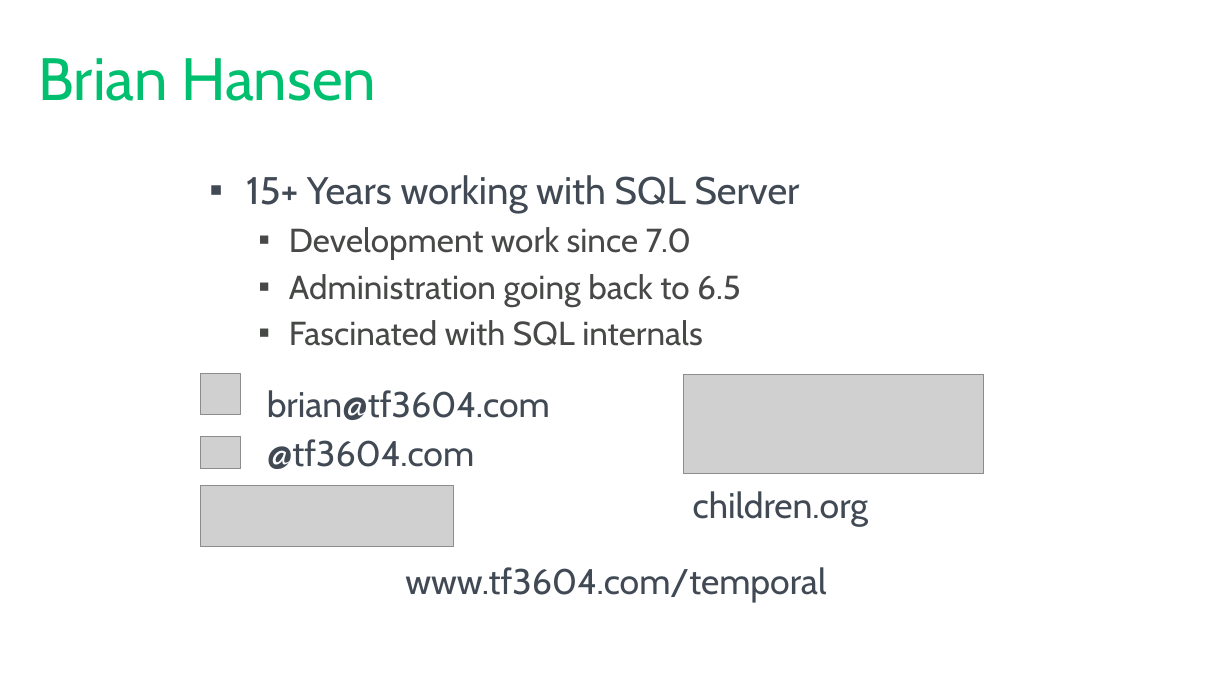
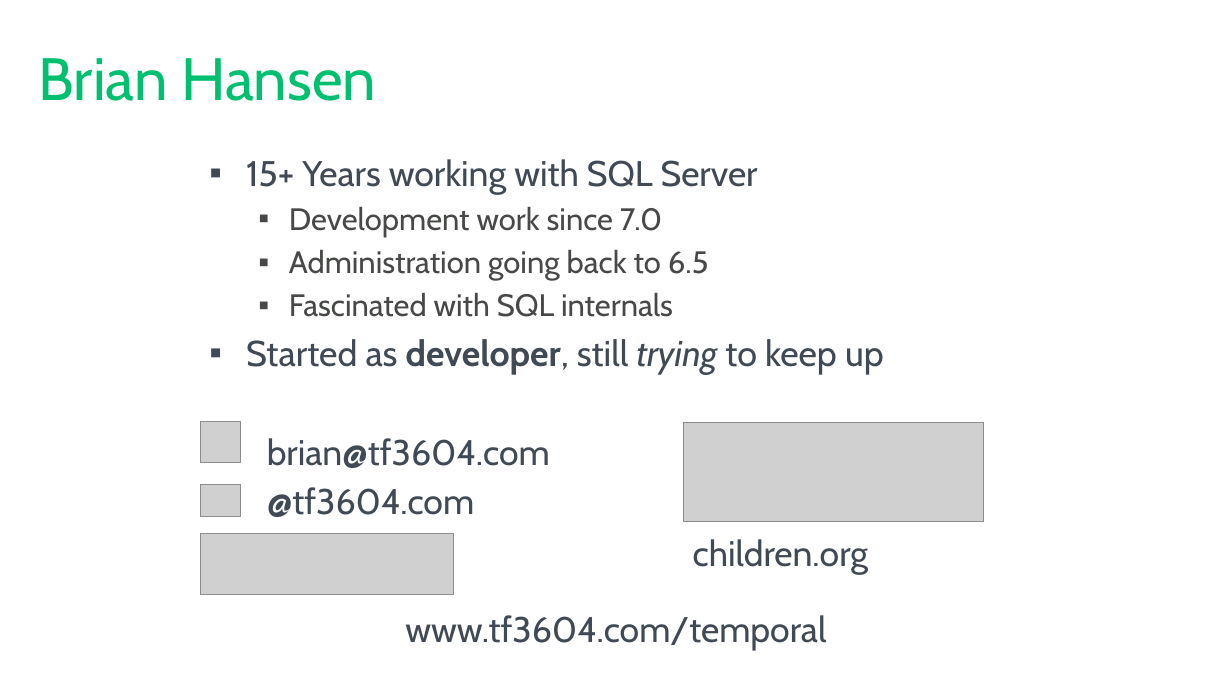
Before and after one commit to tf3604/SetMeUp, a slide deck: slide 2 of HowToThinkInSets.pptx. Drawn at 1232x693 pixels with LibreOffice and Linux fonts; fonts in the diff are those of the drawing; grey boxes stand for pictures; background and template pictures are left out. Boxes give left, top, right and bottom in pixels: in the first picture for what was removed or moved away, otherwise in the second. Text is boxed around its words. In the diff, an @@ line names an element or a change of style, - is before the commit and + after.

Commit message:
About Me slide; emphasize background in development.

```diff
--- a/HowToThinkInSets.pptx
+++ b/HowToThinkInSets.pptx
@@ text "15+ Years working with SQL ...": place and size @@
-text "15+ Years working with SQL ..." at <box>246,175,800,346</box>
+text "15+ Years working with SQL ..." at <box>246,159,884,375</box>
@@ text at <box>246,159,758,317</box>: size 28.4 to 26.2 pt in "15+ Years working with SQL Server"; size 24.6 to 22.7 pt in "Development work since 7.0", "Administration going back to 6.5", "Fascinated with SQL internals" @@
@@ text at <box>246,339,884,375</box>: paragraph added @@
+▪ Started as developer, still trying to keep up
@@ picture: place and size @@
-picture at <box>200,374,241,414</box>
+picture at <box>200,421,241,462</box>
@@ 4 texts, 3 pictures: place and size @@
-4 texts, 3 pictures at <box>200,374,984,602</box>
+4 texts, 3 pictures at <box>200,422,984,650</box>
```
